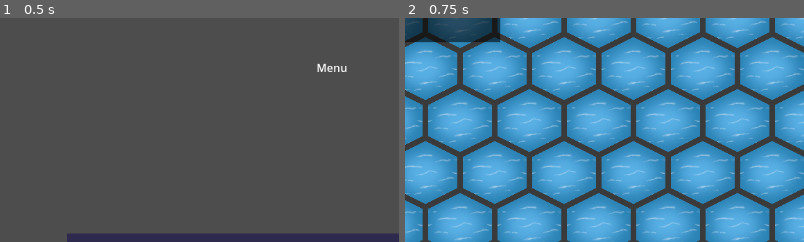
Above: before the commit, frames 1-2 (left to right).
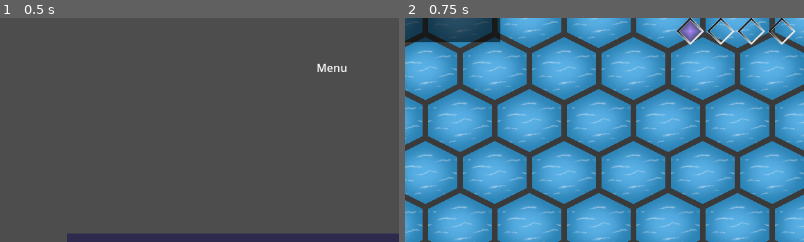
Above: after the commit, the same moments.

Repository: DragonCat4012/Shyv_Game
Game: Godot game, scene res://Scenes/menu.tscn
Same seed, same stepped clock (60 frames per second), same inputs: the game is played once before the commit and once after it.
Inputs:
- Up to frame 1 (0.5 s): no input
- Up to frame 2 (0.75 s): click "Test Map" at 0.5 s
The pictures show only the part of the screen within x 8-58%, y 0-50%; the shares and areas given below are measured in that part.

Frame 1 is identical in both runs. In frame 2, 1.0% of the frame differs, in the area x 67-98%, y 0-13%.

Commit message:
Add on grafik

Diff:
--- a/Scenes/Game/map.tscn
+++ b/Scenes/Game/map.tscn
@@ -1,8 +1,9 @@
-[gd_scene load_steps=7 format=3 uid="uid://7j7no5evfsjn"]
+[gd_scene load_steps=8 format=3 uid="uid://7j7no5evfsjn"]
 
 [ext_resource type="Script" path="res://Scenes/Game/MapScene.gd" id="1_jltnr"]
 [ext_resource type="Script" path="res://Scenes/Game/Camera2D.gd" id="3_nnm0c"]
 [ext_resource type="TileSet" uid="uid://bly1nmde8eksv" path="res://Graphics/map.tres" id="3_tbyt8"]
+[ext_resource type="PackedScene" uid="uid://md3mc5jmctsj" path="res://Scenes/Overlays/GamePhasesScene.tscn" id="4_v3vhx"]
 
 [sub_resource type="Gradient" id="Gradient_6mp1p"]
 interpolation_mode = 1
@@ -149,3 +150,6 @@
 text = "(-,-)"
 horizontal_alignment = 1
 vertical_alignment = 1
+
+[node name="GamePhasesScene" parent="Camera2D/Control" instance=ExtResource("4_v3vhx")]
+position = Vector2(487, 0)
--- a/Scenes/Overlays/GamePhasesScene.tscn
+++ b/Scenes/Overlays/GamePhasesScene.tscn
@@ -1,27 +1,30 @@
-[gd_scene format=3 uid="uid://md3mc5jmctsj"]
+[gd_scene load_steps=3 format=3 uid="uid://md3mc5jmctsj"]
+
+[ext_resource type="Texture2D" uid="uid://b76nbb4ivdjk0" path="res://Graphics/gamephases.png" id="1_2kdg2"]
+[ext_resource type="Texture2D" uid="uid://qu5xdn3tttpg" path="res://Graphics/gamephases_active.png" id="1_g7b6r"]
 
 [node name="GamePhasesScene" type="Node2D"]
 
-[node name="ColorRect2" type="ColorRect" parent="."]
-offset_left = 848.0
-offset_top = 14.0
-offset_right = 888.0
-offset_bottom = 54.0
+[node name="HBoxContainer" type="HBoxContainer" parent="."]
+offset_right = 40.0
+offset_bottom = 40.0
 
-[node name="ColorRect" type="ColorRect" parent="."]
-offset_left = 700.0
-offset_top = 7.0
-offset_right = 740.0
-offset_bottom = 47.0
+[node name="TextureRect" type="TextureRect" parent="HBoxContainer"]
+layout_mode = 2
+texture = ExtResource("1_g7b6r")
+expand_mode = 2
 
-[node name="ColorRect3" type="ColorRect" parent="."]
-offset_left = 569.0
-offset_top = 14.0
-offset_right = 609.0
-offset_bottom = 54.0
+[node name="TextureRect2" type="TextureRect" parent="HBoxContainer"]
+layout_mode = 2
+texture = ExtResource("1_2kdg2")
+expand_mode = 2
 
-[node name="ColorRect4" type="ColorRect" parent="."]
-offset_left = 424.0
-offset_top = 7.0
-offset_right = 464.0
-offset_bottom = 47.0
+[node name="TextureRect3" type="TextureRect" parent="HBoxContainer"]
+layout_mode = 2
+texture = ExtResource("1_2kdg2")
+expand_mode = 2
+
+[node name="TextureRect4" type="TextureRect" parent="HBoxContainer"]
+layout_mode = 2
+texture = ExtResource("1_2kdg2")
+expand_mode = 2
Binary file added: Graphics/gamephases_active.png
Not shown, added: Graphics/gamephases_active.png.import
